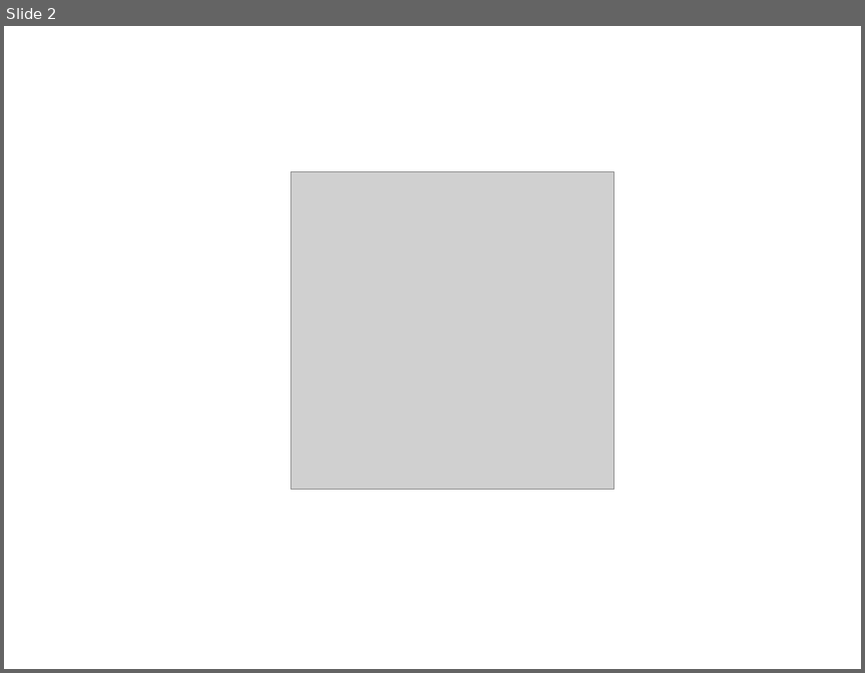
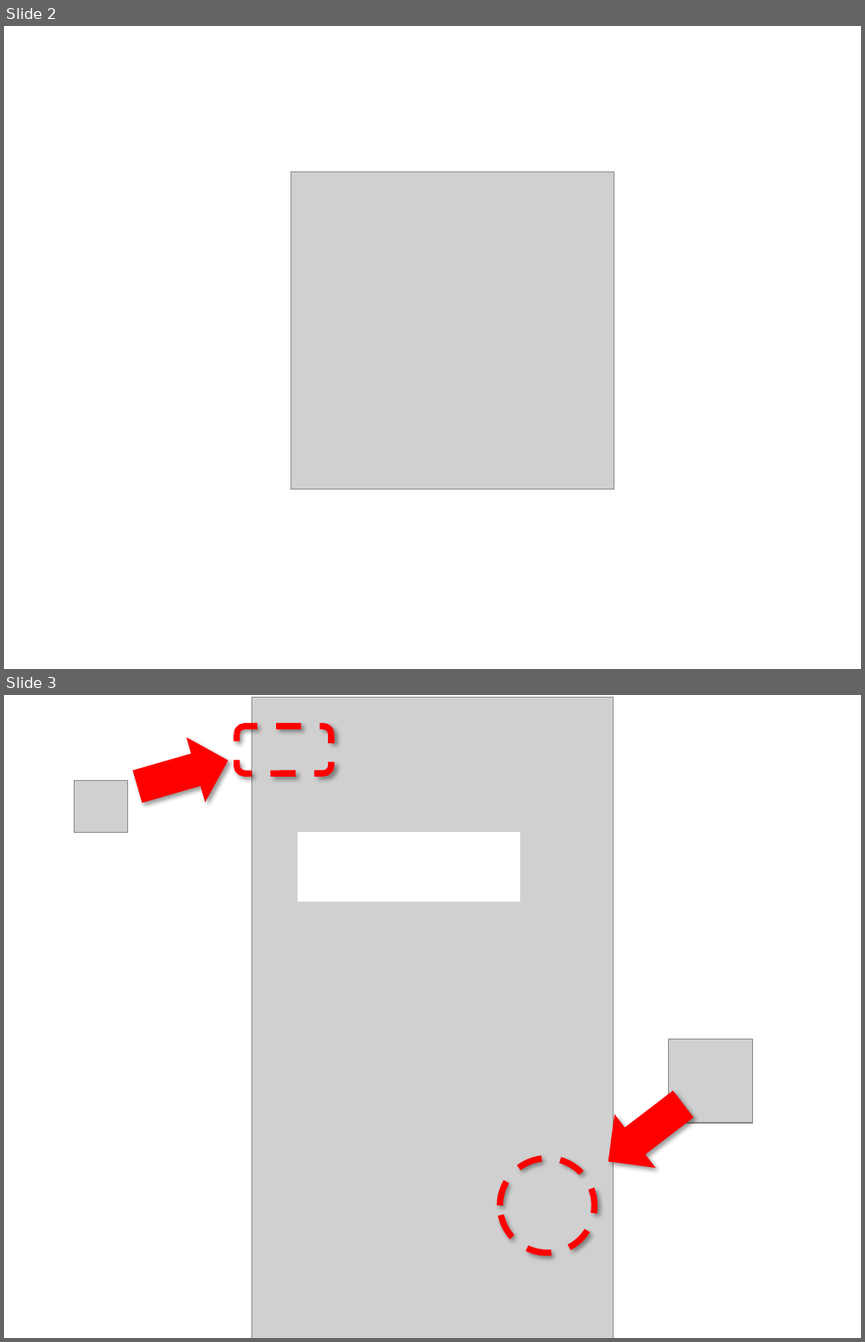
Before and after one commit to pepelazz/nl-a_site, a slide deck: eduai/doc/how-to-learn/images/pics.pptx. Shown one above the other, each under a label of ours: slide 2 before the commit, slides 2 and 3 after it. The pictures are 865x673 and 865x1342 pixels, drawn with LibreOffice and Linux fonts; fonts in the diff are those of the drawing; grey boxes stand for pictures. Boxes give left, top, right and bottom in pixels: in the first picture for what was removed or moved away, otherwise in the second. Text is boxed around its words. In the diff, an @@ line names an element or a change of style, - is before the commit and + after.

```diff
--- a/eduai/doc/how-to-learn/images/pics.pptx
+++ b/eduai/doc/how-to-learn/images/pics.pptx
@@ slide 3 added at box(4, 695, 861, 1338), background #FFFFFF @@
@@ picture added at box(251, 697, 613, 1338) @@
@@ down arrow added at box(128, 727, 237, 818), fill #FF0000 @@
@@ rounded rectangle added at box(237, 726, 331, 773), outline #FF0000 5.25 pt dashed @@
@@ picture added at box(75, 780, 127, 831) @@
@@ rectangle added at box(298, 832, 521, 902), fill #FFFFFF @@
@@ picture added at box(669, 1038, 753, 1123) @@
@@ down arrow added at box(587, 1077, 704, 1188), fill #FF0000 @@
@@ ellipse added at box(500, 1157, 595, 1252), outline #FF0000 5.25 pt dashed @@
```
Also in this commit, not shown: 5 other files.
